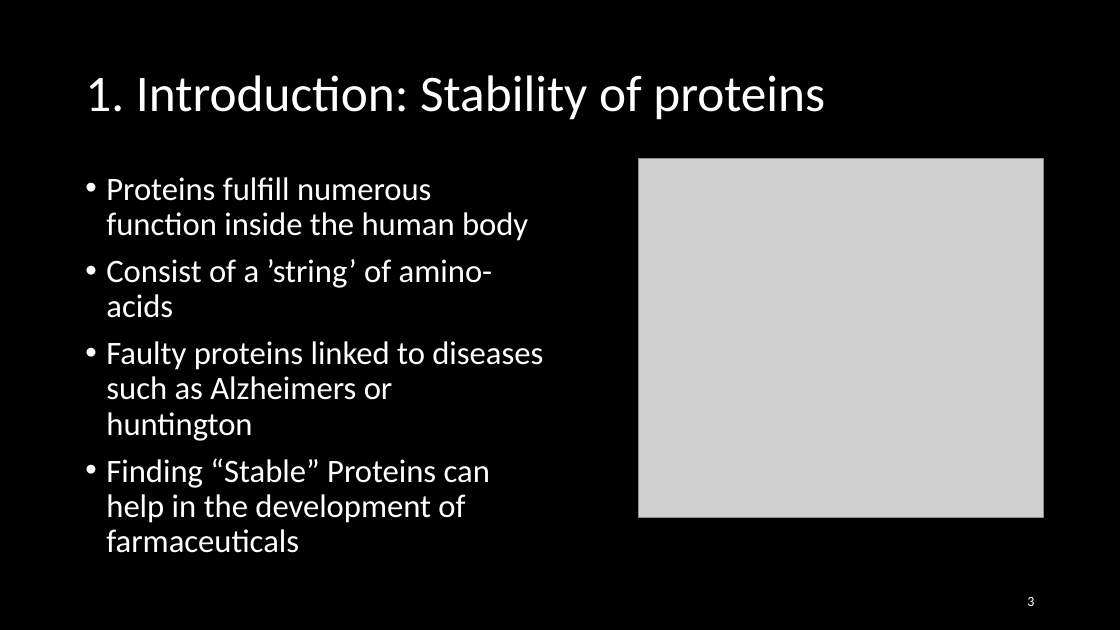
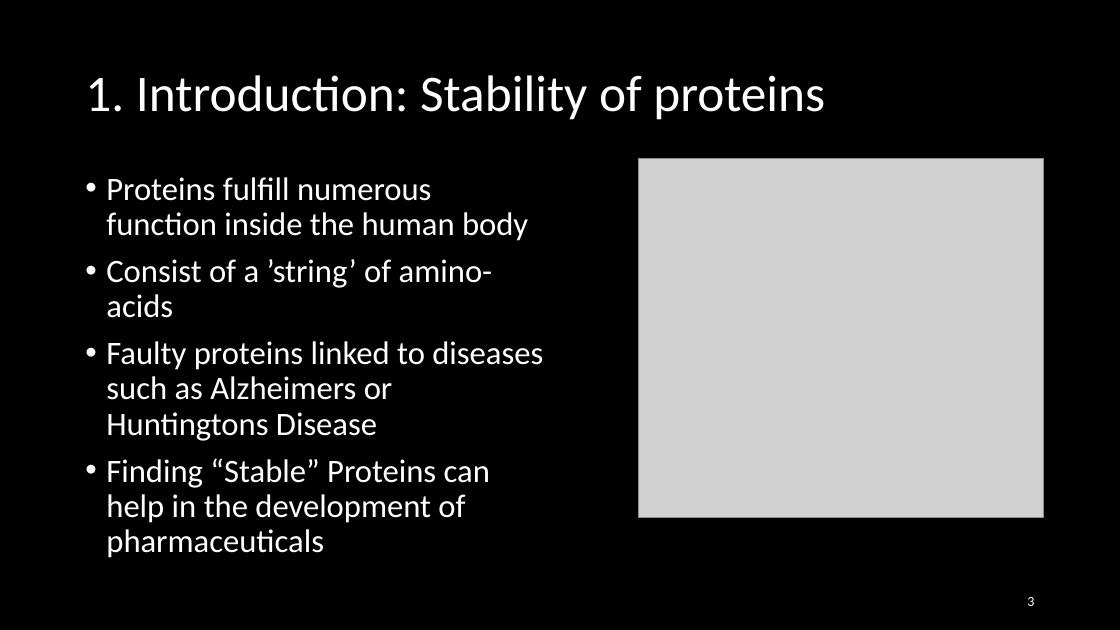
Before and after one commit to Loek21/Protein-Pow-d-er, a slide deck: slide 3 of Docs/PPP, final.pptx. Drawn at 1120x630 pixels with LibreOffice and Linux fonts; fonts in the diff are those of the drawing; grey boxes stand for pictures. Boxes give left, top, right and bottom in pixels: in the first picture for what was removed or moved away, otherwise in the second. Text is boxed around its words. In the diff, an @@ line names an element or a change of style, - is before the commit and + after.

Commit message:
PPP

```diff
--- a/Docs/PPP, final.pptx
+++ b/Docs/PPP, final.pptx
@@ text at (x1=106, y1=341, x2=543, y2=558): text changed @@
-• Faulty proteins linked to diseases such as Alzheimers or huntington
-• Finding “Stable” Proteins can help in the development of farmaceuticals
+• Faulty proteins linked to diseases such as Alzheimers or Huntingtons Disease
+• Finding “Stable” Proteins can help in the development of pharmaceuticals
```
Also in this commit, not shown: 2 other slides changed, 1 slide added.
